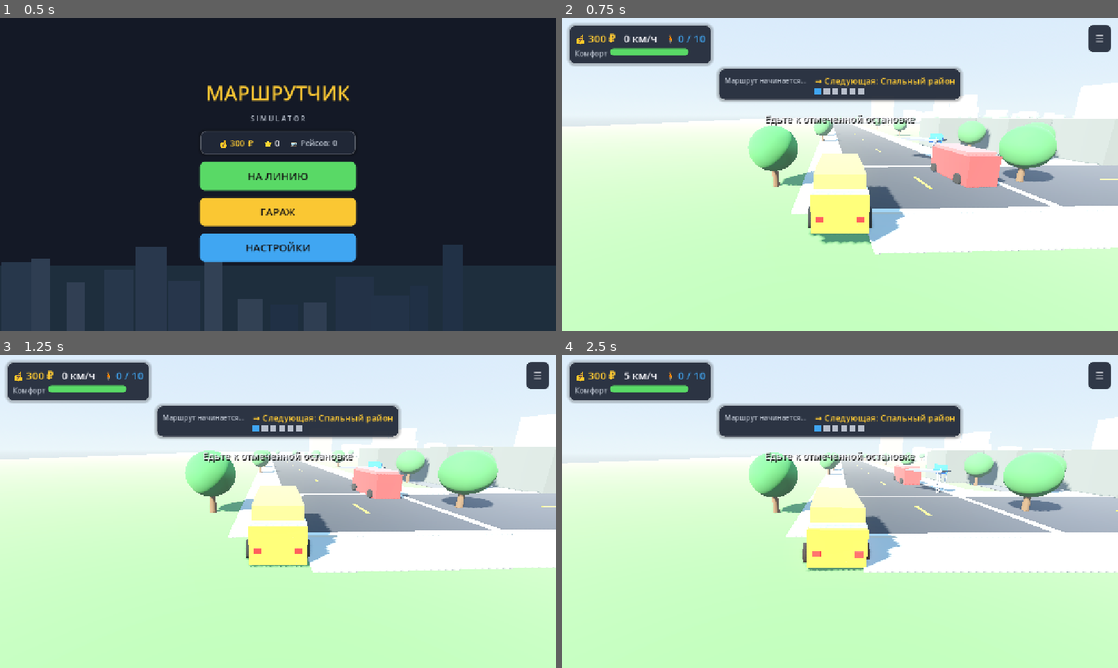
Above: before the commit, frames 1-4 (two rows, left to right).
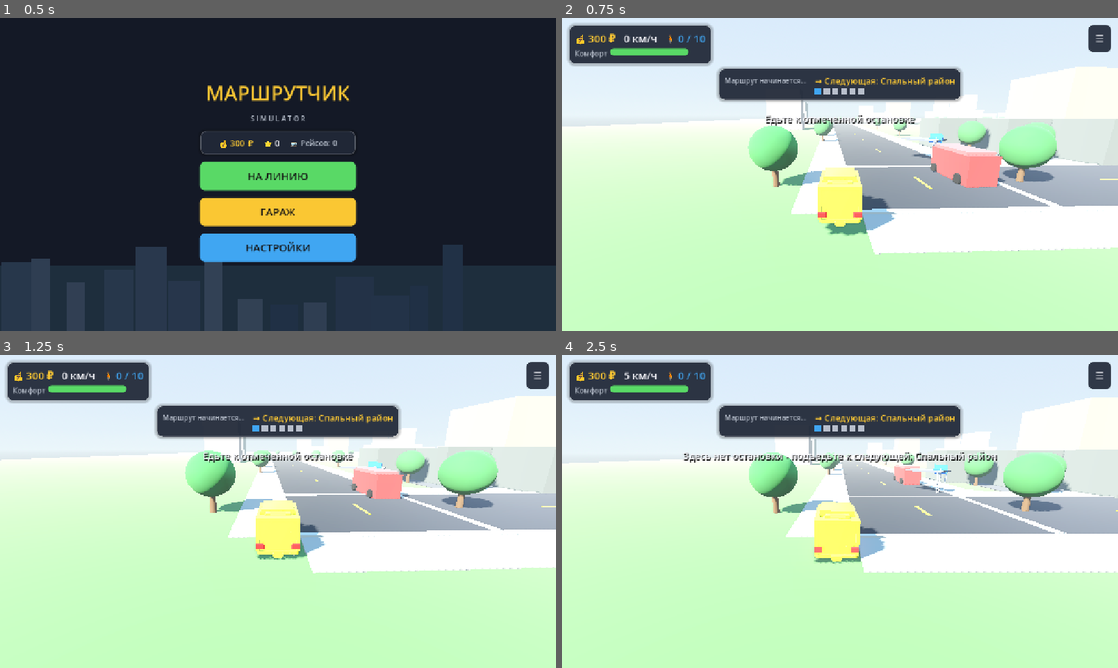
Above: after the commit, the same moments.

Repository: LuardeGames/marshrutchik_sim
Game: Godot game, scene res://scenes/main_menu/main_menu.tscn
Same seed, same stepped clock (60 frames per second), same inputs: the game is played once before the commit and once after it.
Inputs:
- Up to frame 1 (0.5 s): no input
- Up to frame 2 (0.75 s): click "НА ЛИНИЮ" at 0.5 s
- Up to frame 3 (1.25 s): no input
- Up to frame 4 (2.5 s): hold D (steer_right) 1.28-2.03 s; tap E (doors) at 1.35, 2.1 s; hold S (brake) from 2.03 s (still down)

Frame 1 is identical in both runs. In frame 2, 4.0% of the frame differs, in the area x 36-100%, y 15-73%; in frame 3, 4.0%; in frame 4, 5.1%, in the area x 1-100%, y 13-70%.

Commit message:
Fix boarding bug, add real low-poly vehicle/building models
Gameplay fix (this was the main complaint - 'people not counted, 0 of N'):
- VehicleController allowed opening doors up to 1.5 m/s, but RouteManager
  (stop-arrival detection) and PassengerManager (board/alight permission)
  only counted the vehicle as stopped below 0.35 m/s. Doors would visibly
  open while still rolling just enough that boarding silently never fired -
  every single stop, every trip. Unified all three under one constant,
  VehicleController.DOOR_SPEED_LIMIT, and added a regression test to
  smoke_test.gd that boards passengers end-to-end.
- PassengerManager now tells the player why nothing happened when they open
  doors outside any zone or at the wrong stop, instead of staying silent.

Real low-poly models (Kenney Car Kit + City Kit companion set, CC0,
assets/vehicles + assets/city):
- VehicleController can now build its visual from a .glb (ambulance.glb for
  old_marshrutka, van.glb for modern_microbus) instead of procedural boxes,
  auto-scaled per-axis to each VehicleDefinition's target dimensions via
  the model's own AABB, with a 180° flip to match Godot's forward
  convention. Procedural box body kept as a fallback for any vehicle
  without a model_path.
- Body/door meshes get a flat, textureless StandardMaterial3D tinted to
  the vehicle's paint color - duplicating the original material only
  shifted the kit's shared multi-color livery through a tint (still
  visibly striped), since the whole kit shares one colormap texture and
  color comes from UVs, not per-part materials.
- WorldBuilder now uses 8 real small-building models for filler
  shops/kiosks and the market's shopfront row instead of flat colored
  boxes; tall apartment/clinic/station/center buildings stay procedural
  (no matching tall models in this kit).

Verified with the actual GPU renderer (opengl3, offscreen X11), not just
the headless smoke test - screenshotted vehicles, boarding, and the new
buildings in place.

Co-Authored-By: Claude Sonnet 5 <noreply@anthropic.com>

Diff:
--- a/scripts/passengers/passenger_manager.gd
+++ b/scripts/passengers/passenger_manager.gd
@@ -79,10 +79,15 @@
 			get_tree().create_timer(0.3).timeout.connect(func(): _maybe_advance(finished))
 		return
 	var stop := route_manager.player_in_zone
-	if stop == null or stop != route_manager.get_next_stop():
+	var next_stop := route_manager.get_next_stop()
+	if stop == null:
+		EventBus.notification.emit("Здесь нет остановки - подъедьте к следующей: %s" % (next_stop.stop_name if next_stop else "?"), 2.0)
 		return
-	if abs(vehicle.speed) > 0.35:
+	if stop != next_stop:
+		EventBus.notification.emit("Это не ваша остановка! Нужна: %s" % (next_stop.stop_name if next_stop else "?"), 2.0)
 		return
+	if abs(vehicle.speed) > VehicleController.DOOR_SPEED_LIMIT:
+		return # vehicle_controller already told the player to stop first
 	_processed_stop = stop
 	_process_stop(stop)
 
--- a/scripts/route/route_manager.gd
+++ b/scripts/route/route_manager.gd
@@ -15,7 +15,6 @@
 var _stopped_properly: bool = false
 var _handled_current_stop: bool = false
 
-const GOOD_STOP_SPEED := 1.2
 const GOOD_STOP_DISTANCE := 3.0
 const FAR_STOP_DISTANCE := 7.0
 
@@ -55,7 +54,7 @@
 		return
 	if _handled_current_stop:
 		return
-	if abs(vehicle.speed) < 0.35:
+	if abs(vehicle.speed) < VehicleController.DOOR_SPEED_LIMIT:
 		var dist := stop.distance_to_pad(vehicle.global_position)
 		var quality := "good"
 		if dist > GOOD_STOP_DISTANCE:
--- a/scripts/vehicle/vehicle_catalog.gd
+++ b/scripts/vehicle/vehicle_catalog.gd
@@ -15,10 +15,11 @@
 	old.base_acceleration = 6.0
 	old.base_brake_force = 12.0
 	old.base_capacity = 10
-	old.length = 5.6
-	old.width = 2.1
-	old.height = 2.3
+	old.length = 4.4
+	old.width = 1.95
+	old.height = 2.05
 	old.modern = false
+	old.model_path = "res://assets/vehicles/ambulance.glb"
 	list.append(old)
 
 	var modern := VehicleDefinition.new()
@@ -32,10 +33,11 @@
 	modern.base_acceleration = 8.5
 	modern.base_brake_force = 15.5
 	modern.base_capacity = 14
-	modern.length = 6.4
-	modern.width = 2.3
-	modern.height = 2.5
+	modern.length = 4.8
+	modern.width = 2.05
+	modern.height = 2.3
 	modern.modern = true
+	modern.model_path = "res://assets/vehicles/van.glb"
 	list.append(modern)
 
 	return list
--- a/scripts/vehicle/vehicle_controller.gd
+++ b/scripts/vehicle/vehicle_controller.gd
@@ -25,6 +25,13 @@
 const BODY_LEAN_MAX := 0.12
 const COMFORT_CHECK_COOLDOWN := 0.35
 const COLLISION_COOLDOWN := 0.6
+## Single source of truth for "stopped enough to work the doors" - used by
+## the vehicle itself, RouteManager (stop-arrival check) and PassengerManager
+## (board/alight permission). These three used to disagree (1.5 / 0.35 / 0.35
+## m/s), so the doors would visibly open while still rolling just enough
+## that boarding silently never triggered - looked like "0 passengers,
+## always" even though the boarding code itself was fine.
+const DOOR_SPEED_LIMIT := 1.0
 
 var _body_mesh: Node3D
 var _wheel_meshes: Array[MeshInstance3D] = []
@@ -104,7 +111,7 @@
 		_toggle_doors()
 
 func _toggle_doors() -> void:
-	if abs(speed) > 1.5:
+	if abs(speed) > DOOR_SPEED_LIMIT:
 		EventBus.notification.emit("Остановите маршрутку, чтобы открыть двери!", 1.5)
 		return
 	doors_open = not doors_open
@@ -197,10 +204,144 @@
 	return clamp(abs(speed) / max(max_speed, 0.01), 0.0, 1.0)
 
 # ---------------------------------------------------------------------------
-# Procedural low-poly visual build
+# Visual build - real low-poly model (Kenney Car Kit, CC0) when available,
+# procedural boxes as a fallback for any vehicle without one.
 # ---------------------------------------------------------------------------
 
 func _build_visual() -> void:
+	if definition.model_path != "" and ResourceLoader.exists(definition.model_path):
+		_build_visual_from_model()
+	else:
+		_build_visual_procedural()
+
+func _build_visual_from_model() -> void:
+	var d := definition
+	# _body_mesh is a plain wrapper (kept at identity rotation so the
+	# lean/pitch tween in _update_visuals and the headlight/brake-light
+	# placement below both use the normal "front = -Z" convention). The
+	# actual glTF root goes one level deeper since IT needs a 180° flip
+	# (Kenney's own wheel-front-*/wheel-back-* naming shows the model's
+	# front faces local +Z) plus non-uniform scaling to our target size.
+	_body_mesh = Node3D.new()
+	_body_mesh.name = "BodyVisual"
+	add_child(_body_mesh)
+
+	var model_scene: PackedScene = load(definition.model_path)
+	var model_root: Node3D = model_scene.instantiate()
+	model_root.name = "Model"
+	_body_mesh.add_child(model_root)
+
+	var raw_aabb = _collect_visual_aabb(model_root, model_root)
+	var raw_size: Vector3 = raw_aabb.size if raw_aabb != null else Vector3(d.width, d.height, d.length)
+	model_root.scale = Vector3(
+		d.width / max(raw_size.x, 0.01),
+		d.height / max(raw_size.y, 0.01),
+		d.length / max(raw_size.z, 0.01)
+	)
+	model_root.rotation.y = PI
+
+	_wheel_meshes.clear()
+	_recolor_and_collect_wheels(model_root)
+
+	_build_lights_and_extras(d)
+
+## Paints the body/door meshes a single flat color and collects the wheel
+## meshes so _update_visuals can spin them.
+##
+## Kenney's kit ships ONE shared "colormap" material/texture across the
+## whole model - the body's paint pattern (stripes, cab panel, etc.) comes
+## entirely from where each face's UVs sample that palette image, not from
+## separate materials. Duplicating that material and only changing
+## albedo_color just tints the existing multi-color pattern (still visibly
+## striped), so this instead drops the texture and uses a flat
+## StandardMaterial3D for a properly uniform paint job - wheels keep the
+## original textured material so tires/rims stay dark.
+func _recolor_and_collect_wheels(node: Node) -> void:
+	if node is MeshInstance3D:
+		var mi: MeshInstance3D = node
+		if mi.name.begins_with("wheel-"):
+			_wheel_meshes.append(mi)
+		elif mi.name == "body" or mi.name.begins_with("door-"):
+			var mat := StandardMaterial3D.new()
+			mat.albedo_color = definition.body_color
+			mat.roughness = 0.5
+			mat.metallic = 0.15
+			mi.set_surface_override_material(0, mat)
+	for c in node.get_children():
+		_recolor_and_collect_wheels(c)
+
+## Headlights, brake lights, collision shape and particle emitters - shared
+## between the real-model and procedural-box visual builds so both drive,
+## collide and light up identically regardless of which body they wear.
+func _build_lights_and_extras(d: VehicleDefinition) -> void:
+	var headlight_mat := StandardMaterial3D.new()
+	headlight_mat.albedo_color = Color(1, 1, 0.9)
+	headlight_mat.emission_enabled = true
+	headlight_mat.emission = Color(1, 1, 0.8)
+	headlight_mat.emission_energy_multiplier = 2.0
+	for side in [-1, 1]:
+		var hl := MeshInstance3D.new()
+		var hl_mesh := BoxMesh.new()
+		hl_mesh.size = Vector3(0.25, 0.18, 0.05)
+		hl.mesh = hl_mesh
+		hl.position = Vector3(side * d.width * 0.35, d.height * 0.32, -d.length / 2.0 - 0.06)
+		hl.material_override = headlight_mat
+		_body_mesh.add_child(hl)
+
+	_headlight = SpotLight3D.new()
+	_headlight.position = Vector3(0, d.height * 0.32, -d.length / 2.0 - 0.2)
+	_headlight.spot_range = 18.0
+	_headlight.spot_angle = 35.0
+	_headlight.light_energy = 1.2
+	_headlight.light_color = Color(1, 1, 0.9)
+	_body_mesh.add_child(_headlight)
+
+	_brake_light_mat = StandardMaterial3D.new()
+	_brake_light_mat.albedo_color = Color(1, 0.1, 0.1)
+	_brake_light_mat.emission_enabled = true
+	_brake_light_mat.emission = Color(1, 0.05, 0.05)
+	_brake_light_mat.emission_energy_multiplier = 0.3
+	for side in [-1, 1]:
+		var bl := MeshInstance3D.new()
+		var bl_mesh := BoxMesh.new()
+		bl_mesh.size = Vector3(0.3, 0.2, 0.05)
+		bl.mesh = bl_mesh
+		bl.position = Vector3(side * d.width * 0.35, d.height * 0.35, d.length / 2.0 + 0.05)
+		bl.material_override = _brake_light_mat
+		_body_mesh.add_child(bl)
+
+	var col := CollisionShape3D.new()
+	var shape := BoxShape3D.new()
+	shape.size = Vector3(d.width, d.height * 0.85, d.length)
+	col.shape = shape
+	col.position = Vector3(0, d.height * 0.5, 0)
+	add_child(col)
+
+	_exhaust_particles = _make_particles(Color(0.6, 0.6, 0.6, 0.5), 0.15, 6)
+	_exhaust_particles.position = Vector3(d.width * 0.3, 0.35, d.length / 2.0 + 0.1)
+	add_child(_exhaust_particles)
+
+	_dust_particles = _make_particles(Color(0.7, 0.6, 0.4, 0.4), 0.25, 10)
+	_dust_particles.position = Vector3(0, 0.15, d.length / 2.0)
+	add_child(_dust_particles)
+
+## Merges the local-space AABBs of every VisualInstance3D under `node`,
+## expressed relative to `root_node`. AABB is a value type in GDScript so
+## this returns a nullable result (null = nothing found yet) instead of
+## mutating a passed-in accumulator.
+func _collect_visual_aabb(node: Node, root_node: Node3D):
+	var result = null
+	if node is VisualInstance3D:
+		var local_aabb: AABB = node.get_aabb()
+		var rel_xform: Transform3D = root_node.global_transform.affine_inverse() * node.global_transform
+		result = rel_xform * local_aabb
+	for c in node.get_children():
+		var child_aabb = _collect_visual_aabb(c, root_node)
+		if child_aabb != null:
+			result = child_aabb if result == null else result.merge(child_aabb)
+	return result
+
+func _build_visual_procedural() -> void:
 	var d := definition
 	_body_mesh = Node3D.new()
 	_body_mesh.name = "BodyVisual"
--- a/scripts/vehicle/vehicle_definition.gd
+++ b/scripts/vehicle/vehicle_definition.gd
@@ -16,3 +16,6 @@
 @export var width: float = 2.2
 @export var height: float = 2.4
 @export var modern: bool = false
+## Path to a real low-poly .glb model (Kenney Car Kit, CC0). If empty, the
+## controller falls back to the old procedural box body.
+@export var model_path: String = ""
--- a/scripts/world/world_builder.gd
+++ b/scripts/world/world_builder.gd
@@ -297,6 +297,64 @@
 	parent.add_child(root)
 	return root
 
+## Small real low-poly buildings (Kenney City Kit companion set, CC0) used
+## for shops/kiosks/market stalls - not tall enough to stand in for the
+## apartment blocks, which stay procedural boxes with window bands.
+const SHOP_MODELS := [
+	"res://assets/city/building-type-a.glb",
+	"res://assets/city/building-type-b.glb",
+	"res://assets/city/building-type-c.glb",
+	"res://assets/city/building-type-d.glb",
+	"res://assets/city/building-type-e.glb",
+	"res://assets/city/building-type-f.glb",
+	"res://assets/city/building-type-g.glb",
+	"res://assets/city/building-type-h.glb",
+]
+
+## Instantiates a small building model, uniformly scaled to `target_width`
+## (keeping its natural proportions), with a matching collision box, and
+## returns the root node (position/rotation already applied).
+static func _model_prop(parent: Node3D, model_path: String, pos: Vector3, target_width: float, y_rot: float = 0.0) -> Node3D:
+	if not ResourceLoader.exists(model_path):
+		return _box(parent, pos + Vector3(0, target_width * 0.4, 0), Vector3(target_width, target_width * 0.8, target_width), Color(0.6, 0.55, 0.5))
+	var scene: PackedScene = load(model_path)
+	var root := Node3D.new()
+	parent.add_child(root)
+	root.position = pos
+	root.rotation.y = y_rot
+
+	var inst: Node3D = scene.instantiate()
+	root.add_child(inst)
+	var raw_aabb = _collect_visual_aabb(inst, inst)
+	if raw_aabb != null and raw_aabb.size.x > 0.01:
+		var s: float = target_width / raw_aabb.size.x
+		inst.scale = Vector3(s, s, s)
+		var body := StaticBody3D.new()
+		body.collision_layer = 1
+		var col := CollisionShape3D.new()
+		var shape := BoxShape3D.new()
+		shape.size = raw_aabb.size * s
+		col.shape = shape
+		col.position = (raw_aabb.position + raw_aabb.size / 2.0) * s
+		body.add_child(col)
+		root.add_child(body)
+	return root
+
+## Same AABB-merging trick used by the vehicle controller for its models -
+## duplicated here since WorldBuilder and VehicleController don't share a
+## common base class.
+static func _collect_visual_aabb(node: Node, root_node: Node3D):
+	var result = null
+	if node is VisualInstance3D:
+		var local_aabb: AABB = node.get_aabb()
+		var rel_xform: Transform3D = root_node.global_transform.affine_inverse() * node.global_transform
+		result = rel_xform * local_aabb
+	for c in node.get_children():
+		var child_aabb = _collect_visual_aabb(c, root_node)
+		if child_aabb != null:
+			result = child_aabb if result == null else result.merge(child_aabb)
+	return result
+
 static func _build_residential(parent: Node3D, center: Vector3, perp: Vector3, rng: RandomNumberGenerator) -> void:
 	var colors := [Color(0.75, 0.72, 0.68), Color(0.68, 0.7, 0.75), Color(0.72, 0.65, 0.6)]
 	var tangent := Vector3(perp.z, 0, -perp.x)
@@ -318,6 +376,13 @@
 		var b := _box(parent, center + offset, Vector3(3.5, 2.4, 3.0), stall_colors[i % stall_colors.size()])
 		b.position.y = 1.2
 		var roof := _box(parent, center + offset + Vector3(0, 2.5, 0), Vector3(4.0, 0.15, 3.4), Color(0.95, 0.95, 0.95), false)
+
+	# row of small real shopfronts behind the market stalls
+	for i in range(3):
+		var shop_offset := perp * 28.0 + tangent * (i - 1) * 10.0
+		var model: String = SHOP_MODELS[rng.randi() % SHOP_MODELS.size()]
+		var face_road_angle: float = atan2(-perp.x, -perp.z)
+		_model_prop(parent, model, center + shop_offset, rng.randf_range(5.0, 6.0), face_road_angle)
 
 static func _build_clinic(parent: Node3D, center: Vector3, perp: Vector3, rng: RandomNumberGenerator) -> void:
 	var offset := perp * 20.0
@@ -386,11 +451,12 @@
 				var d: float = rng.randf_range(8.0, 13.0)
 				var bldg: Node3D = _box(parent, pos + Vector3(0, height / 2.0, 0), Vector3(w, height, d), _jitter(colors[rng.randi() % colors.size()], rng))
 				_add_window_band(bldg, Vector3(w, height, d))
-			# small prop (kiosk/garage) near the road on one side
+			# small shop/kiosk near the road on one side - real low-poly model
 			if rng.randf() > 0.5:
 				var kiosk_side: float = -1.0 if rng.randf() > 0.5 else 1.0
-				var kiosk_pos: Vector3 = base_pos + perp * kiosk_side * 10.0
-				_box(parent, kiosk_pos + Vector3(0, 1.1, 0), Vector3(2.2, 2.2, 2.2), Color(0.3, 0.55, 0.35))
+				var kiosk_pos: Vector3 = base_pos + perp * kiosk_side * 11.0
+				var model: String = SHOP_MODELS[rng.randi() % SHOP_MODELS.size()]
+				_model_prop(parent, model, kiosk_pos, rng.randf_range(4.0, 6.0), rng.randf() * TAU)
 
 static func _build_trees(parent: Node3D, waypoints: Array[Vector3]) -> void:
 	var multimesh := MultiMesh.new()
--- a/tests/smoke_test.gd
+++ b/tests/smoke_test.gd
@@ -81,6 +81,27 @@
 			any_waiting = true
 	_check("passengers were generated at stops", any_waiting)
 
+	# --- boarding end-to-end: teleport onto a stop, stop, open doors ---
+	# Regression check for the bug where the vehicle's "doors may open" speed
+	# threshold (was 1.5 m/s) didn't match RouteManager/PassengerManager's
+	# "count as stopped" threshold (was 0.35 m/s) - doors would visibly open
+	# while still rolling just enough that boarding silently never fired,
+	# which looked like "0 passengers, always" in play.
+	var first_stop: StopArea = gameplay.route_manager.stops[0]
+	var waiting_before: int = gameplay.passenger_manager.get_waiting_count(first_stop.stop_id)
+	_check("stop 0 has waiting passengers to test boarding", waiting_before > 0)
+	gameplay.vehicle.global_position = first_stop.global_position + Vector3(0, 0.6, 0)
+	gameplay.vehicle.speed = 0.0
+	gameplay.vehicle.velocity = Vector3.ZERO
+	for i in range(10):
+		await physics_frame
+	_check("vehicle detected inside stop zone after arriving", gameplay.route_manager.player_in_zone == first_stop)
+	gameplay.vehicle._toggle_doors()
+	for i in range(10):
+		await physics_frame
+	_check("passengers board when stopped in zone with doors open", gameplay.vehicle.passengers_aboard > 0)
+	_check("waiting count drops after boarding", gameplay.passenger_manager.get_waiting_count(first_stop.stop_id) < waiting_before)
+
 	# --- simulate a full trip completion programmatically ---
 	GameManager.comfort = 90.0
 	GameManager.trip_time = 120.0
Binary file added: assets/city/building-type-a.glb
Not shown, added: assets/city/building-type-a.glb.import
Binary file added: assets/city/building-type-a_colormap.png
Not shown, added: assets/city/building-type-a_colormap.png.import
Binary file added: assets/city/building-type-b.glb
Not shown, added: assets/city/building-type-b.glb.import
Binary file added: assets/city/building-type-b_colormap.png
Not shown, added: assets/city/building-type-b_colormap.png.import
Binary file added: assets/city/building-type-c.glb
Not shown, added: assets/city/building-type-c.glb.import
Binary file added: assets/city/building-type-c_colormap.png
Not shown, added: assets/city/building-type-c_colormap.png.import
(and 34 more such lines)
